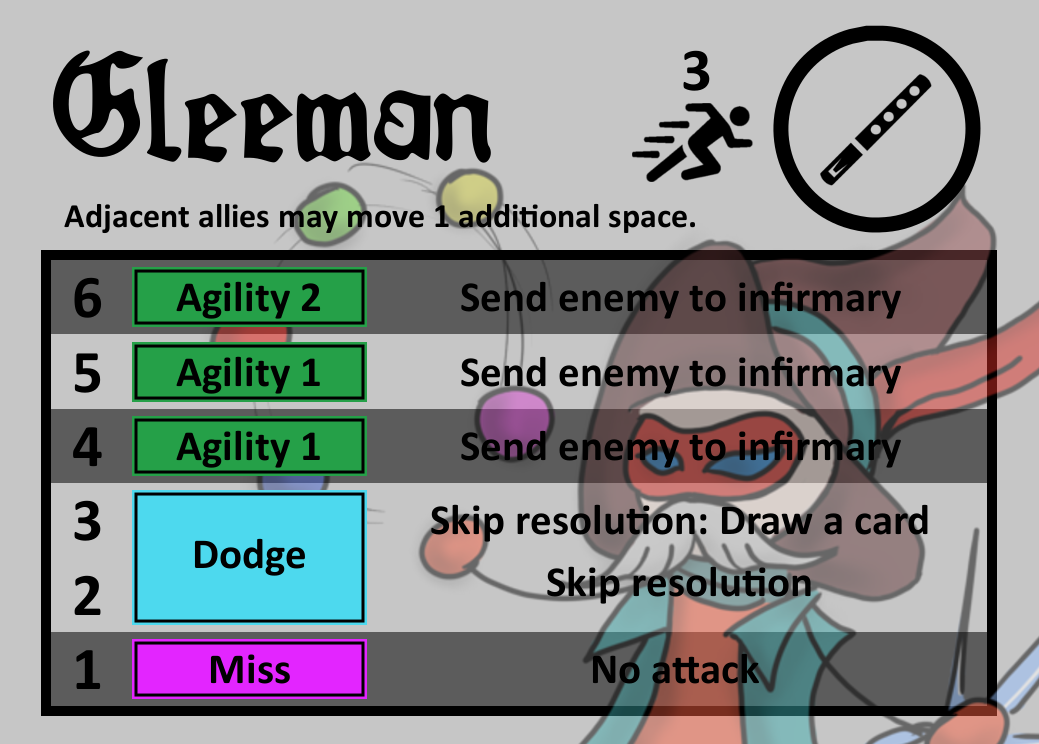
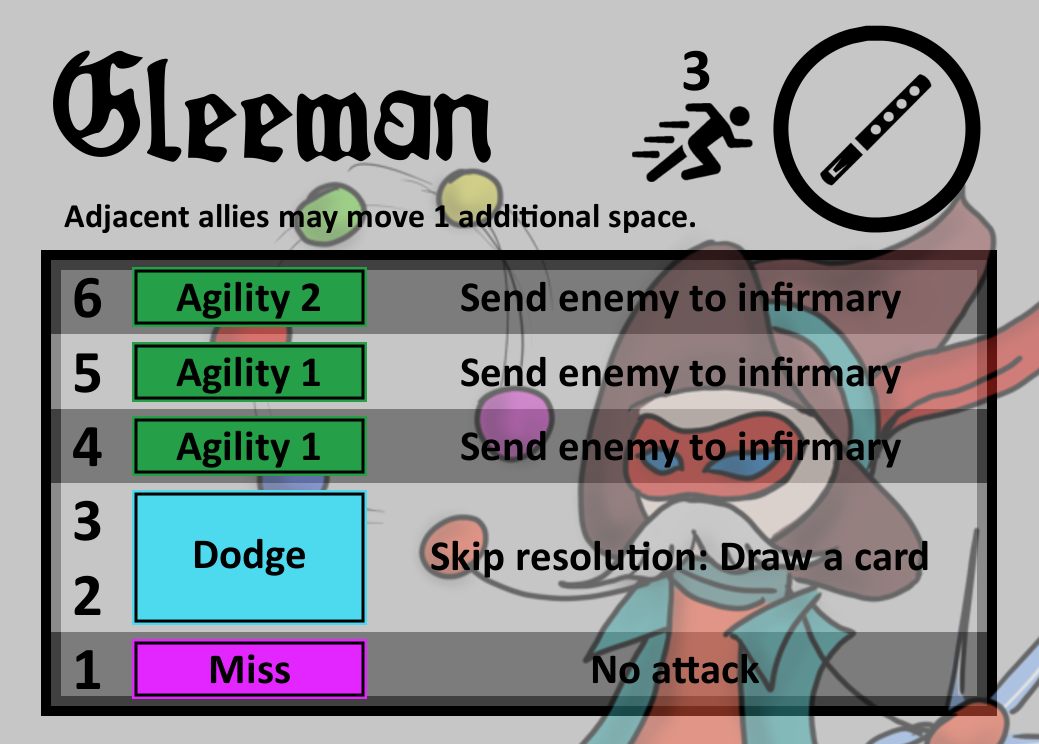
Layers edited between the first and the second w=1039, h=744 image:
painted on "Dodge" over [431,504,928,604]
"Roll Background": opacity 100% → 70% over [51,260,987,706]
